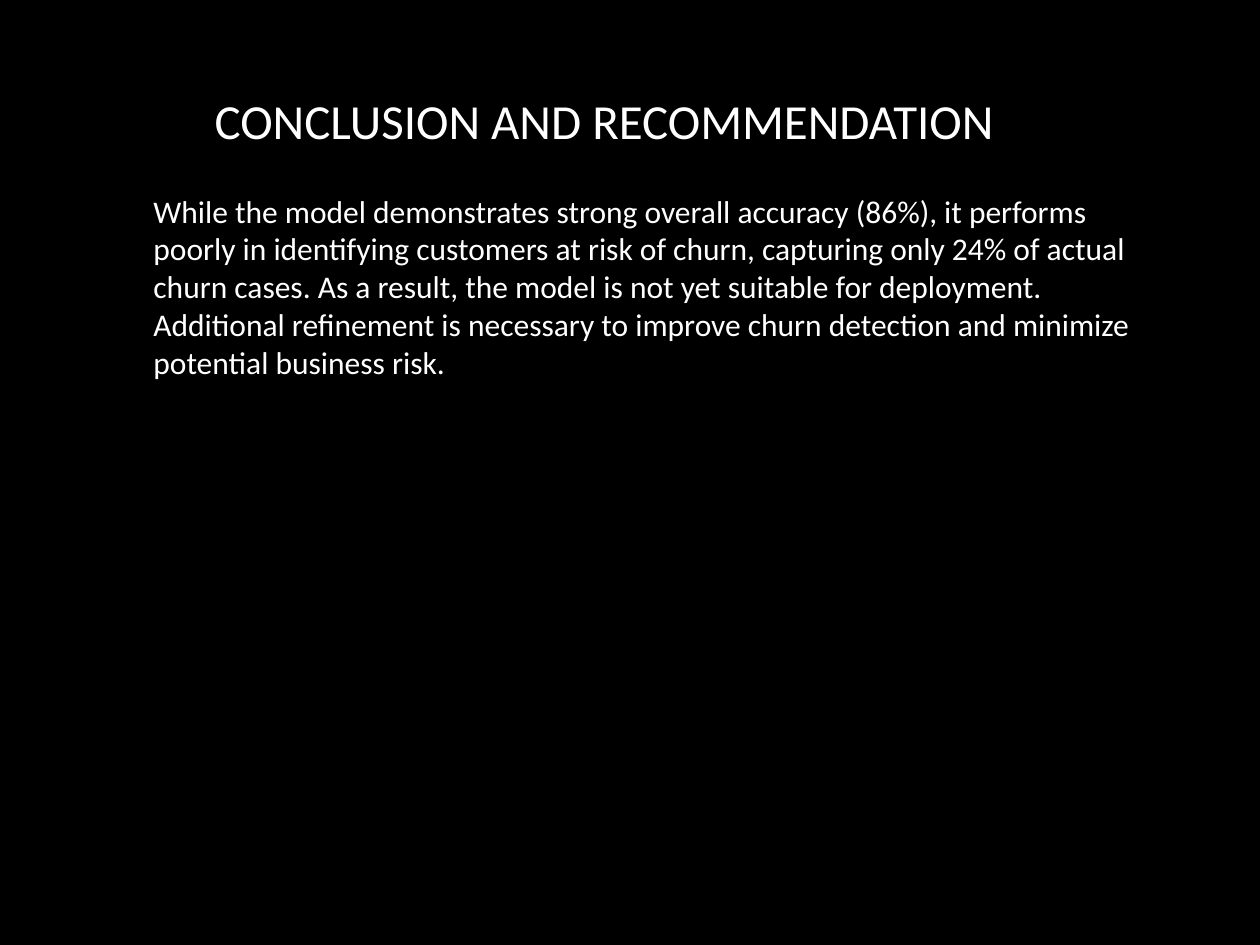
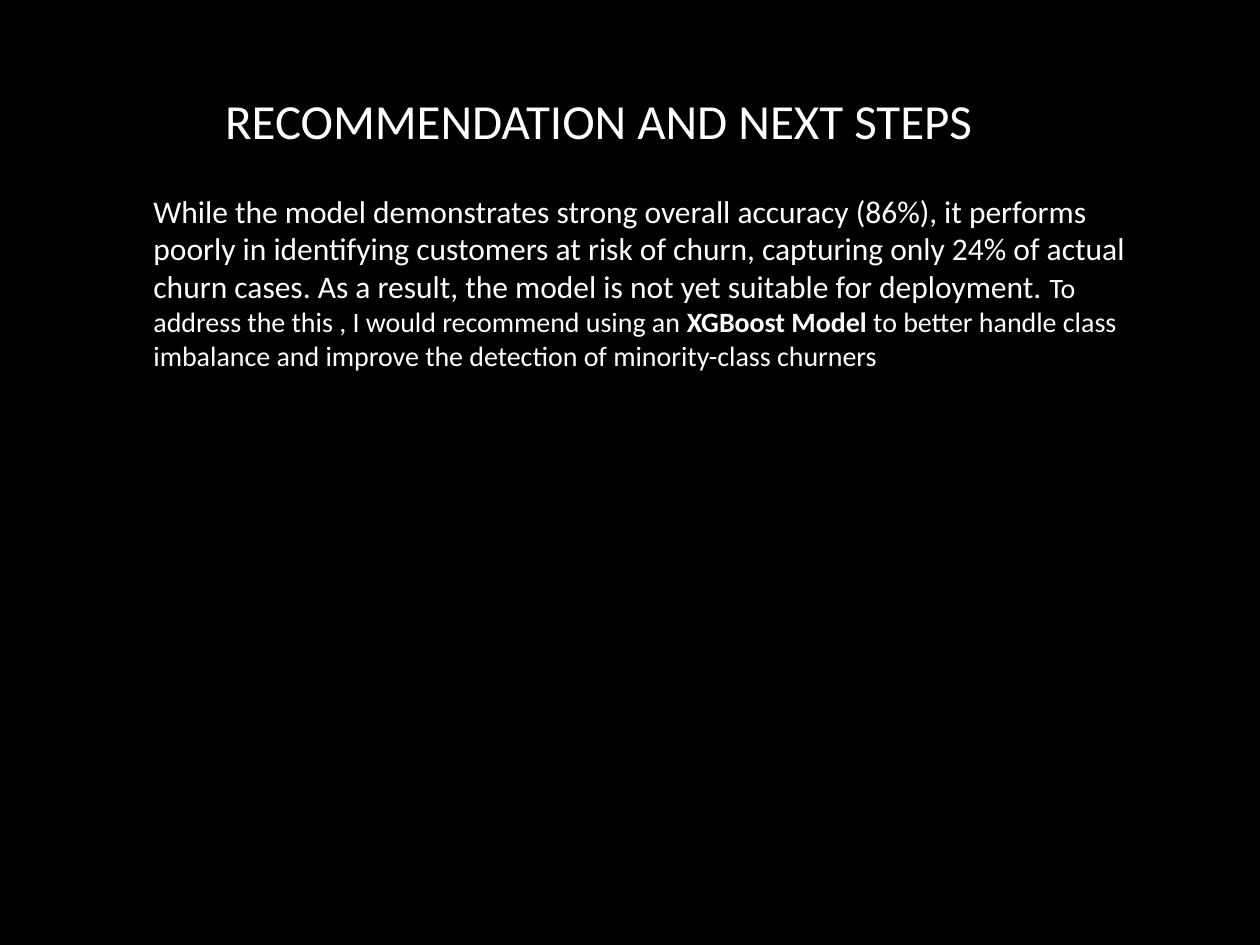
Before and after one commit to isaacrmacharia/Phase3_Project, a slide deck: slide 9 of SyriaTel_Churn_Executive_Presentation.pptx. Drawn at 1260x945 pixels with LibreOffice and Linux fonts; fonts in the diff are those of the drawing; background and template pictures are left out. Boxes give left, top, right and bottom in pixels: in the first picture for what was removed or moved away, otherwise in the second. Text is boxed around its words. In the diff, an @@ line names an element or a change of style, - is before the commit and + after.

Commit message:
Improved churn model with XGBoost tuning

```diff
--- a/SyriaTel_Churn_Executive_Presentation.pptx
+++ b/SyriaTel_Churn_Executive_Presentation.pptx
@@ title at bbox=[225, 107, 972, 140]: text changed @@
-CONCLUSION AND RECOMMENDATION
+RECOMMENDATION AND NEXT STEPS
@@ text at bbox=[153, 200, 1125, 371]: text changed @@
-  While the model demonstrates strong overall accuracy (86%), it performs poorly in identifying customers at risk of churn, capturing only 24% of actual churn cases. As a result, the model is not yet suitable for deployment. Additional refinement is necessary to improve churn detection and minimize potential business risk.
+  While the model demonstrates strong overall accuracy (86%), it performs poorly in identifying customers at risk of churn, capturing only 24% of actual churn cases. As a result, the model is not yet suitable for deployment. To address the this , I would recommend using an XGBoost Model to better handle class imbalance and improve the detection of minority-class churners
```
Also in this commit, not shown: 2 slides added, 1 other file.
